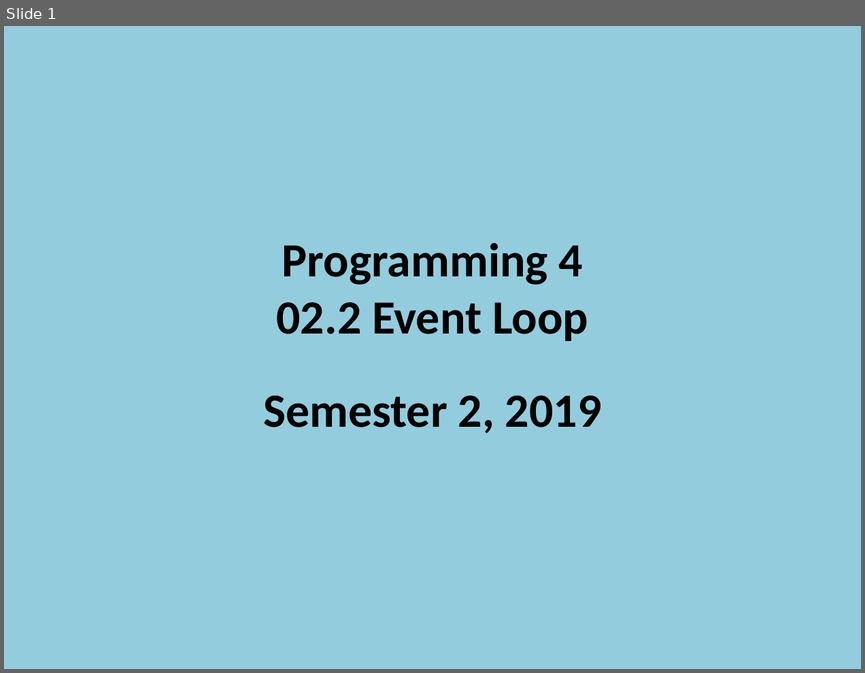
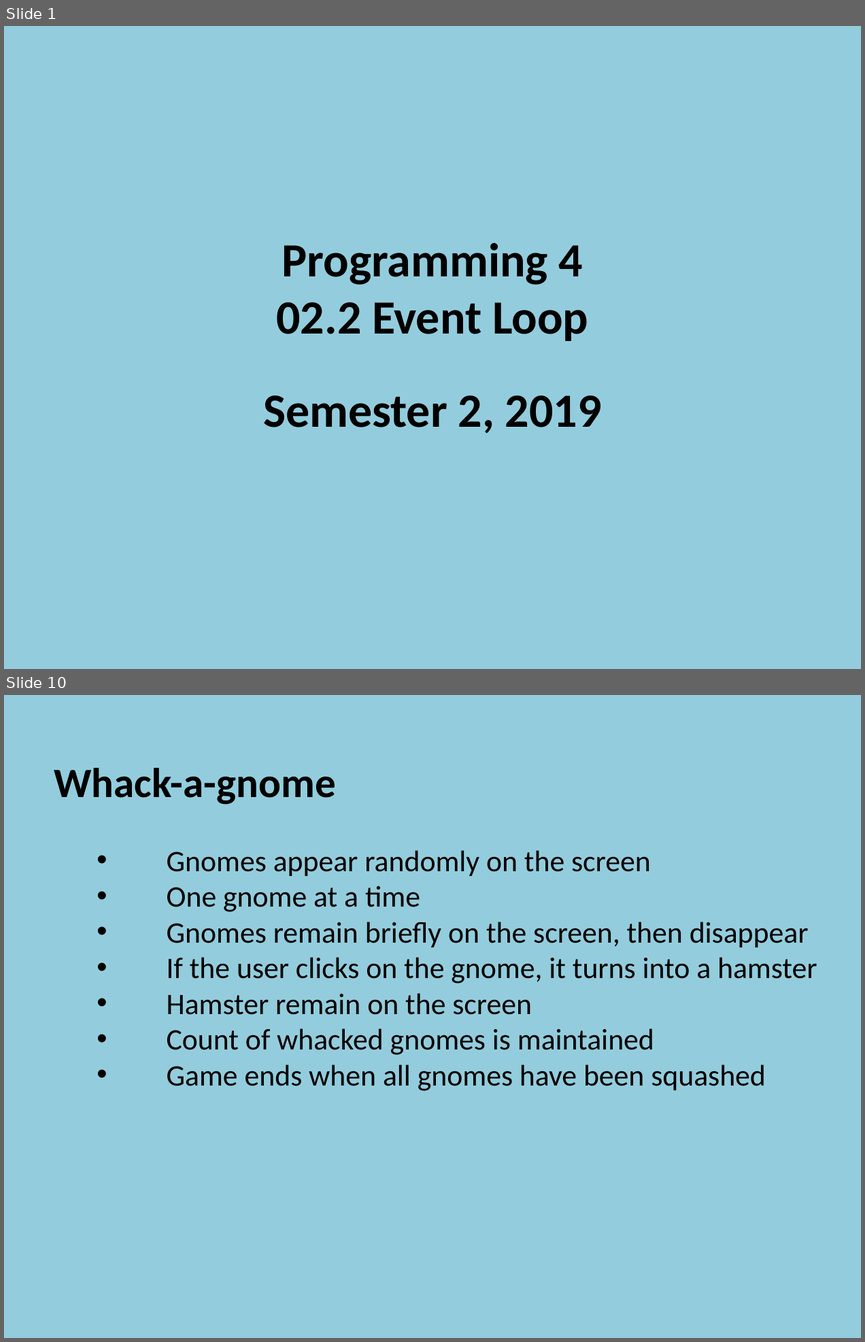
Before and after one commit to szetko/course-materials, a slide deck: Programming 4/02.2 Event Loops/02.2 Event Loops.pptx. Shown one above the other, each under a label of ours: slide 1 before the commit, slides 1 and 10 after it; the slides between them are not shown. The pictures are 865x673 and 865x1342 pixels, drawn with LibreOffice and Linux fonts; fonts in the diff are those of the drawing. Boxes give left, top, right and bottom in pixels: in the first picture for what was removed or moved away, otherwise in the second. Text is boxed around its words. In the diff, an @@ line names an element or a change of style, - is before the commit and + after.

```diff
--- a/Programming 4/02.2 Event Loops/02.2 Event Loops.pptx
+++ b/Programming 4/02.2 Event Loops/02.2 Event Loops.pptx
@@ slide 10 added at <box>4,695,861,1338</box>, background #93CDDD @@
@@ text added at <box>54,768,817,1091</box>, 25 pt, text #000000 @@
+  Whack-a-gnome
+    • Gnomes appear randomly on the screen
+    • One gnome at a time
+    • Gnomes remain briefly on the screen, then disappear
+    • If the user clicks on the gnome, it turns into a hamster
+    • Hamster remain on the screen
+    • Count of whacked gnomes is maintained
+    • Game ends when all gnomes have been squashed
```
Also in this commit, not shown: 4 slides changed, 17 other slides added, 21 slides removed, 2 other files.
